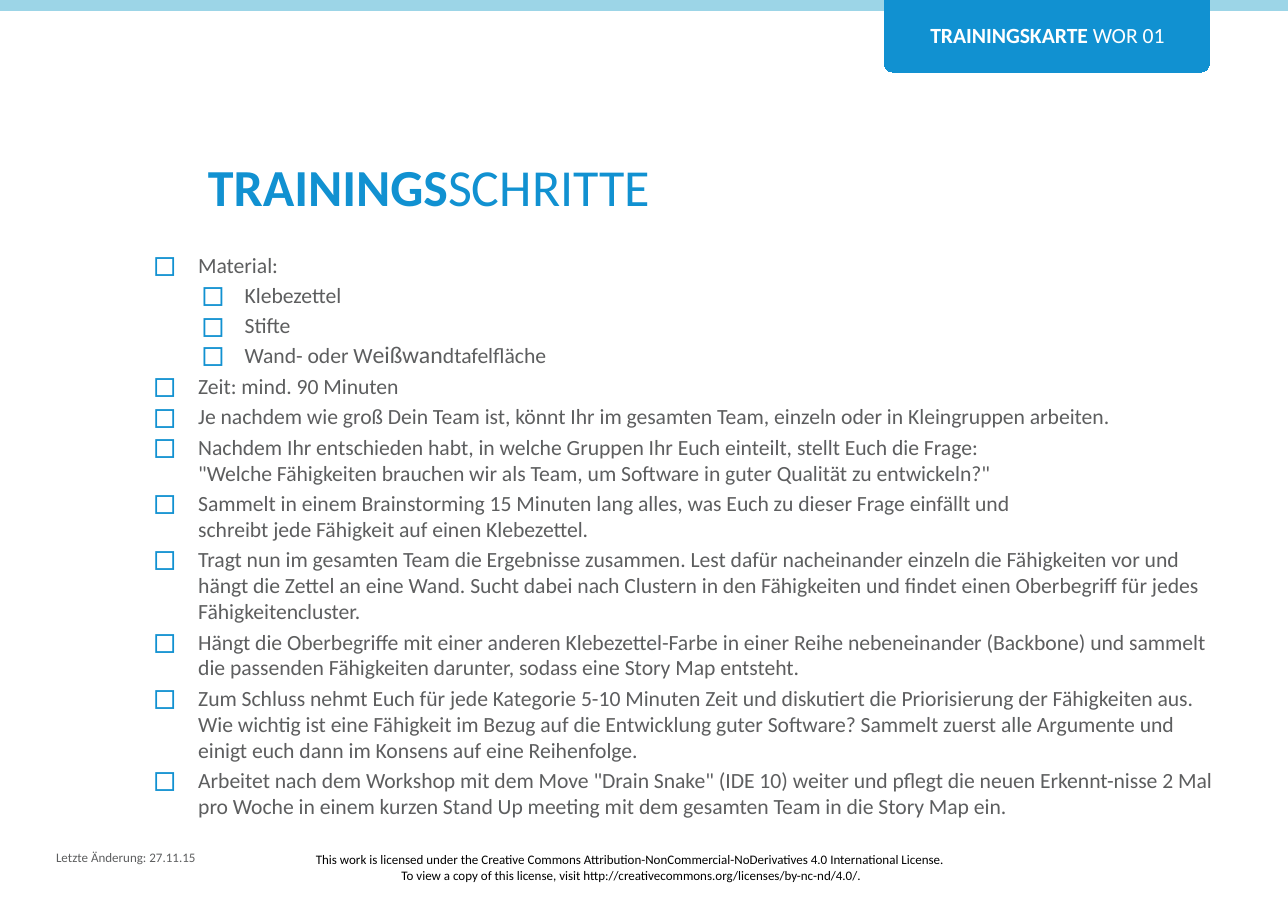
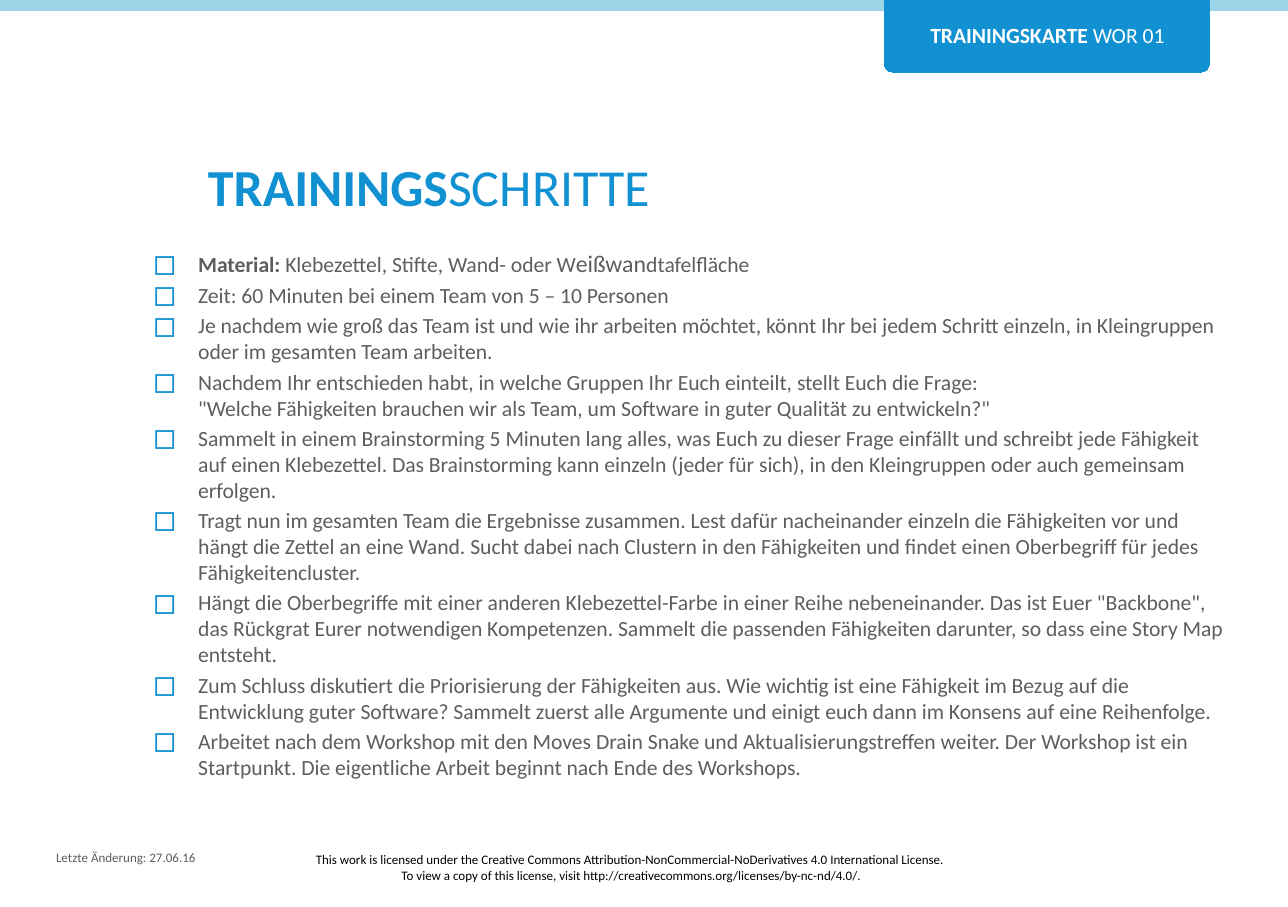
Before and after one commit to Teamtool/training-materials, a slide deck: slide 2 of training-cards/agile moves/Workshops (WOR)/ger/apprentice/ger_WOR_01_Was_braucht_mein_Team_AM_A.pptx. Drawn at 1288x907 pixels with LibreOffice and Linux fonts; fonts in the diff are those of the drawing; background and template pictures are left out. Boxes give left, top, right and bottom in pixels: in the first picture for what was removed or moved away, otherwise in the second. Text is boxed around its words. In the diff, an @@ line names an element or a change of style, - is before the commit and + after.

```diff
--- a/training-cards/agile moves/Workshops (WOR)/ger/apprentice/ger_WOR_01_Was_braucht_mein_Team_AM_A.pptx
+++ b/training-cards/agile moves/Workshops (WOR)/ger/apprentice/ger_WOR_01_Was_braucht_mein_Team_AM_A.pptx
@@ text at box(198, 257, 1214, 363): text changed @@
-◻ Material:
-  ◻ Klebezettel
-  ◻ Stifte
-  ◻ Wand- oder Weißwandtafelfläche
-◻ Zeit: mind. 90 Minuten
-◻ Je nachdem wie groß Dein Team ist, könnt Ihr im gesamten Team, einzeln oder in Kleingruppen arbeiten.
+◻ Material: Klebezettel, Stifte, Wand- oder Weißwandtafelfläche
+◻ Zeit: 60 Minuten bei einem Team von 5 – 10 Personen
+◻ Je nachdem wie groß das Team ist und wie ihr arbeiten möchtet, könnt Ihr bei jedem Schritt einzeln, in Kleingruppen oder im gesamten Team arbeiten.
@@ text at box(198, 431, 1199, 502): text changed @@
-◻ Sammelt in einem Brainstorming 15 Minuten lang alles, was Euch zu dieser Frage einfällt und
-  schreibt jede Fähigkeit auf einen Klebezettel.
+◻ Sammelt in einem Brainstorming 5 Minuten lang alles, was Euch zu dieser Frage einfällt und schreibt jede Fähigkeit auf einen Klebezettel. Das Brainstorming kann einzeln (jeder für sich), in den Kleingruppen oder auch gemeinsam erfolgen.
@@ text at box(198, 595, 1223, 779): text changed @@
-◻ Hängt die Oberbegriffe mit einer anderen Klebezettel-Farbe in einer Reihe nebeneinander (Backbone) und sammelt die passenden Fähigkeiten darunter, sodass eine Story Map entsteht.
-◻ Zum Schluss nehmt Euch für jede Kategorie 5-10 Minuten Zeit und diskutiert die Priorisierung der Fähigkeiten aus. Wie wichtig ist eine Fähigkeit im Bezug auf die Entwicklung guter Software? Sammelt zuerst alle Argumente und einigt euch dann im Konsens auf eine Reihenfolge.
-◻ Arbeitet nach dem Workshop mit dem Move "Drain Snake" (IDE 10) weiter und pflegt die neuen Erkennt-nisse 2 Mal pro Woche in einem kurzen Stand Up meeting mit dem gesamten Team in die Story Map ein.
+◻ Hängt die Oberbegriffe mit einer anderen Klebezettel-Farbe in einer Reihe nebeneinander. Das ist Euer "Backbone", das Rückgrat Eurer notwendigen Kompetenzen. Sammelt die passenden Fähigkeiten darunter, so dass eine Story Map entsteht.
+◻ Zum Schluss diskutiert die Priorisierung der Fähigkeiten aus. Wie wichtig ist eine Fähigkeit im Bezug auf die Entwicklung guter Software? Sammelt zuerst alle Argumente und einigt euch dann im Konsens auf eine Reihenfolge.
+◻ Arbeitet nach dem Workshop mit den Moves Drain Snake und Aktualisierungstreffen weiter. Der Workshop ist ein Startpunkt. Die eigentliche Arbeit beginnt nach Ende des Workshops.
@@ text at box(56, 851, 195, 864): text changed @@
-Letzte Änderung: 27.11.15
+Letzte Änderung: 27.06.16
```
Also in this commit, not shown: 1 other slide changed, 5 other files.
